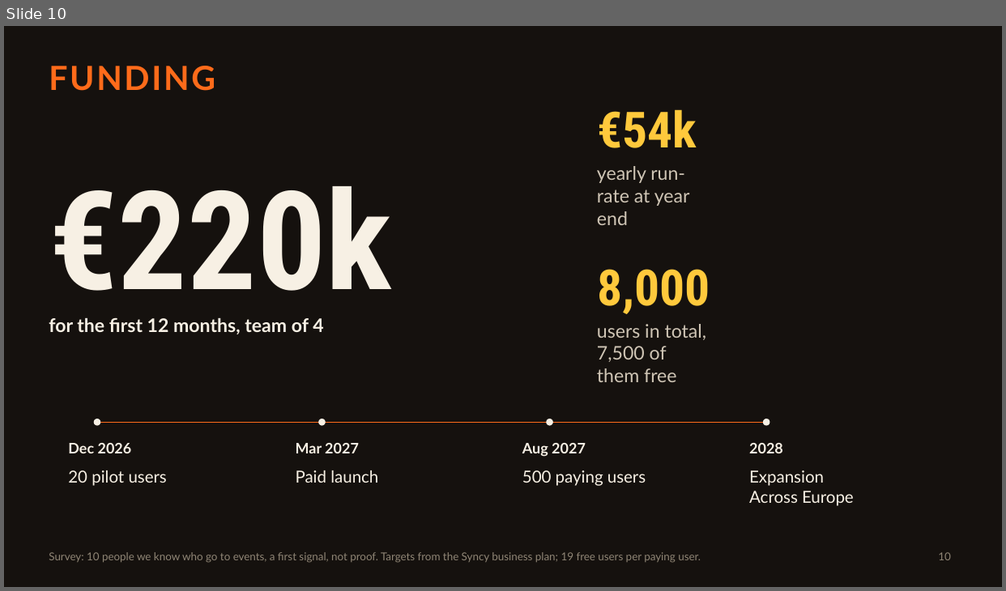
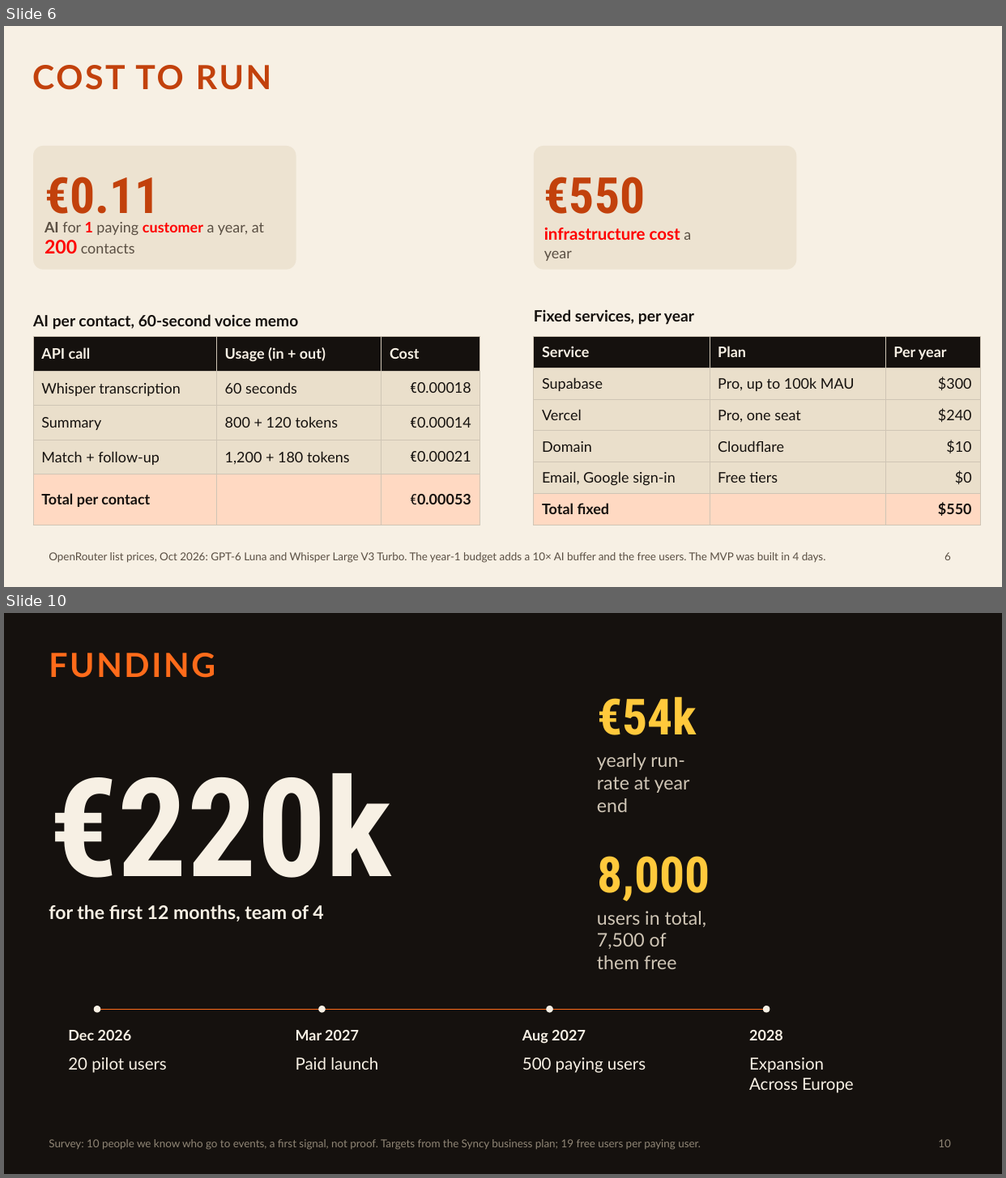
Before and after one commit to UtkarshMidha/syncy, a slide deck: assets/pitch.pptx. Shown one above the other, each under a label of ours: slide 10 before the commit, slides 6 and 10 after it; the slides between them are not shown. The pictures are 1006x591 and 1006x1178 pixels, drawn with LibreOffice and Linux fonts; fonts in the diff are those of the drawing. Boxes give left, top, right and bottom in pixels: in the first picture for what was removed or moved away, otherwise in the second. Text is boxed around its words. In the diff, an @@ line names an element or a change of style, - is before the commit and + after.

```diff
--- a/assets/pitch.pptx
+++ b/assets/pitch.pptx
@@ slide 6 added at [4, 26, 1002, 587], background #F7F0E4 @@
@@ text added at [32, 65, 271, 90], 32 pt, text #C2410C, bold @@
+COST TO RUN
@@ rounded rectangle added at [33, 146, 296, 269], fill #EADFCB at 75% opacity @@
@@ rounded rectangle added at [534, 146, 797, 269], fill #EADFCB at 75% opacity @@
@@ text added at [44, 177, 160, 225], 48 pt, text #C2410C, bold @@
+€0.11
@@ text added at [544, 177, 645, 214], 48 pt, text #C2410C, bold @@
+€550
@@ text added at [44, 222, 264, 254], 14 pt, text #5A4F43 @@
+AI for 1 paying customer a year, at 200 contacts
@@ text added at [544, 228, 691, 261], 16 pt, text #FF0000, bold @@
+infrastructure cost a year
@@ text added at [33, 314, 299, 330], 15 pt, text #15110E, bold @@
+AI per contact, 60-second voice memo
@@ text added at [534, 310, 694, 325], 15 pt, text #15110E, bold @@
+Fixed services, per year
@@ table added at [33, 337, 479, 525], 5 rows, 3 columns @@
+API call | Usage (in + out) | Cost
+Whisper transcription | 60 seconds | €0.00018
+Summary | 800 + 120 tokens | €0.00014
+Match + follow-up | 1,200 + 180 tokens | €0.00021
+Total per contact |  | €0.00053
@@ table added at [534, 337, 980, 525], 6 rows, 3 columns @@
+Service | Plan | Per year
+Supabase | Pro, up to 100k MAU | $300
+Vercel | Pro, one seat | $240
+Domain | Cloudflare | $10
+Email, Google sign-in | Free tiers | $0
+Total fixed |  | $550
@@ text added at [49, 552, 826, 563], 10.5 pt, text #5A4F43 @@
+OpenRouter list prices, Oct 2026: GPT-6 Luna and Whisper Large V3 Turbo. The year-1 budget adds a 10× AI buffer and the free users. The MVP was built in 4 days.
@@ page number added at [944, 552, 951, 561], 10.5 pt, text #5A4F43 @@
+6
```
Also in this commit, not shown: 11 slides changed, 2 other slides added.
